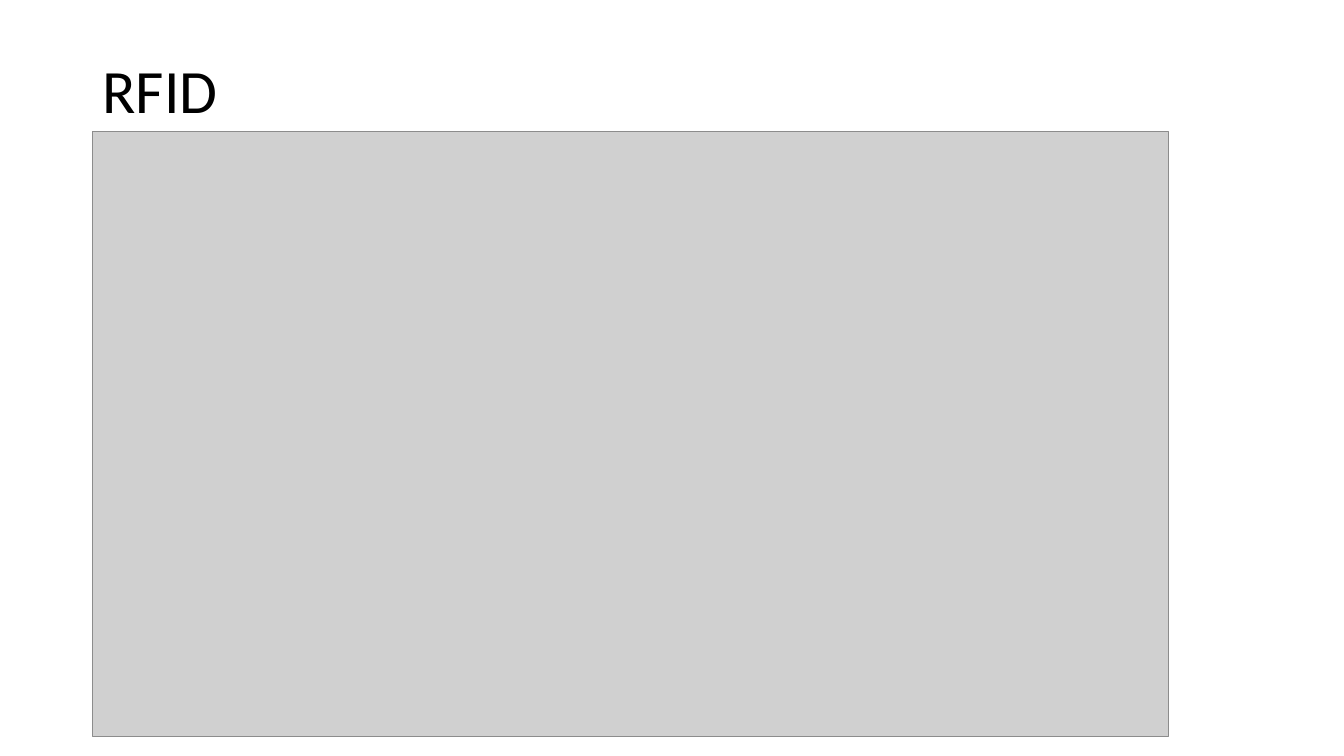
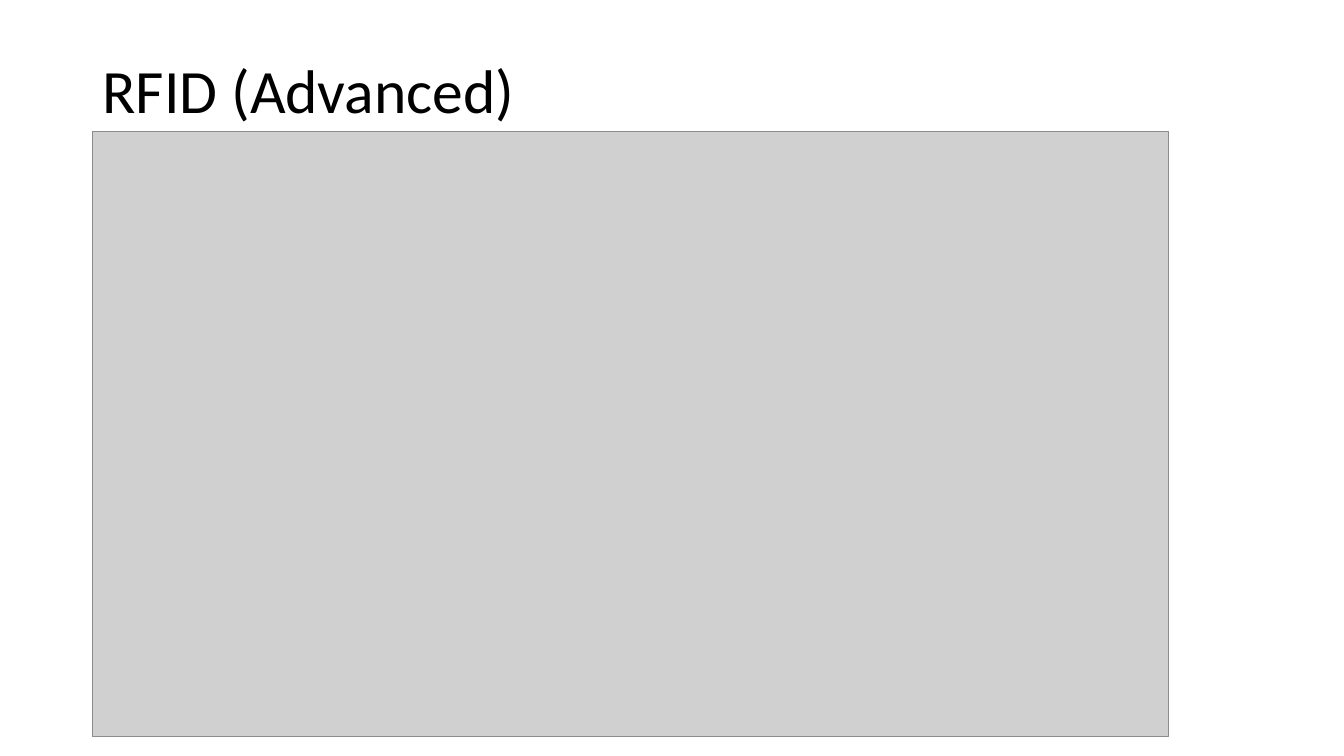
Before and after one commit to rchatrath7/PDH-Workshops, a slide deck: slide 15 of vishal-sensors-lecture/Sensor Lecture.pptx (slide 11 before the commit). Drawn at 1344x756 pixels with LibreOffice and Linux fonts; fonts in the diff are those of the drawing; grey boxes stand for pictures. Boxes give left, top, right and bottom in pixels: in the first picture for what was removed or moved away, otherwise in the second. Text is boxed around its words. In the diff, an @@ line names an element or a change of style, - is before the commit and + after.

```diff
--- a/vishal-sensors-lecture/Sensor Lecture.pptx
+++ b/vishal-sensors-lecture/Sensor Lecture.pptx
@@ title at bbox=[102, 68, 514, 122]: text changed @@
-RFID
+RFID (Advanced)
```
Also in this commit, not shown: 7 other slides changed, 11 slides added, 2 slides removed, 4 other files.
